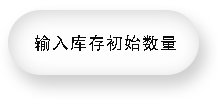
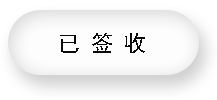
Comparing the layer stacks of the two 217×100 images. Changes:
renamed "输入库存初始数量" to "已 签 收", painted on it over [35, 33, 176, 53]
